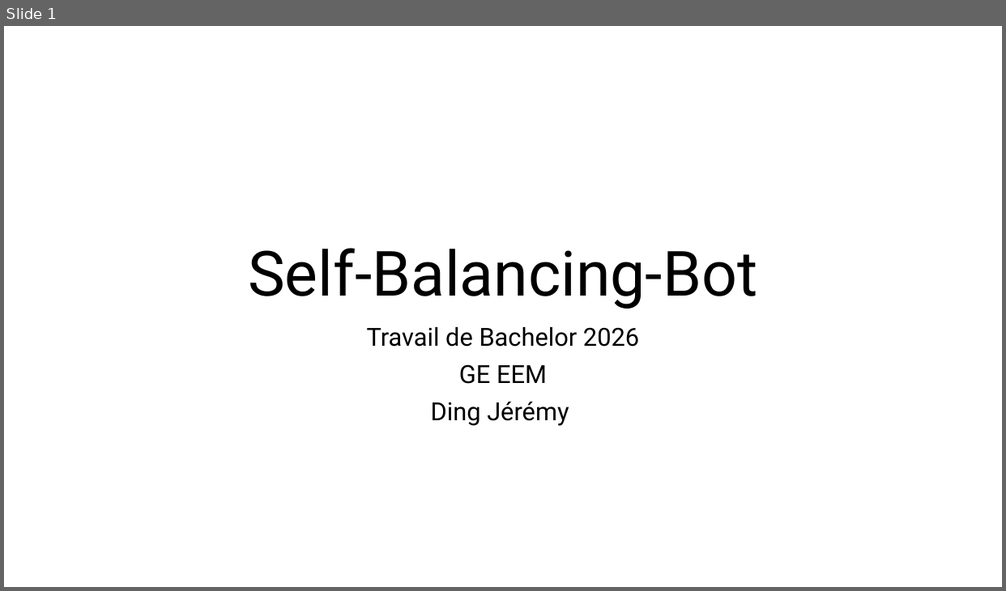
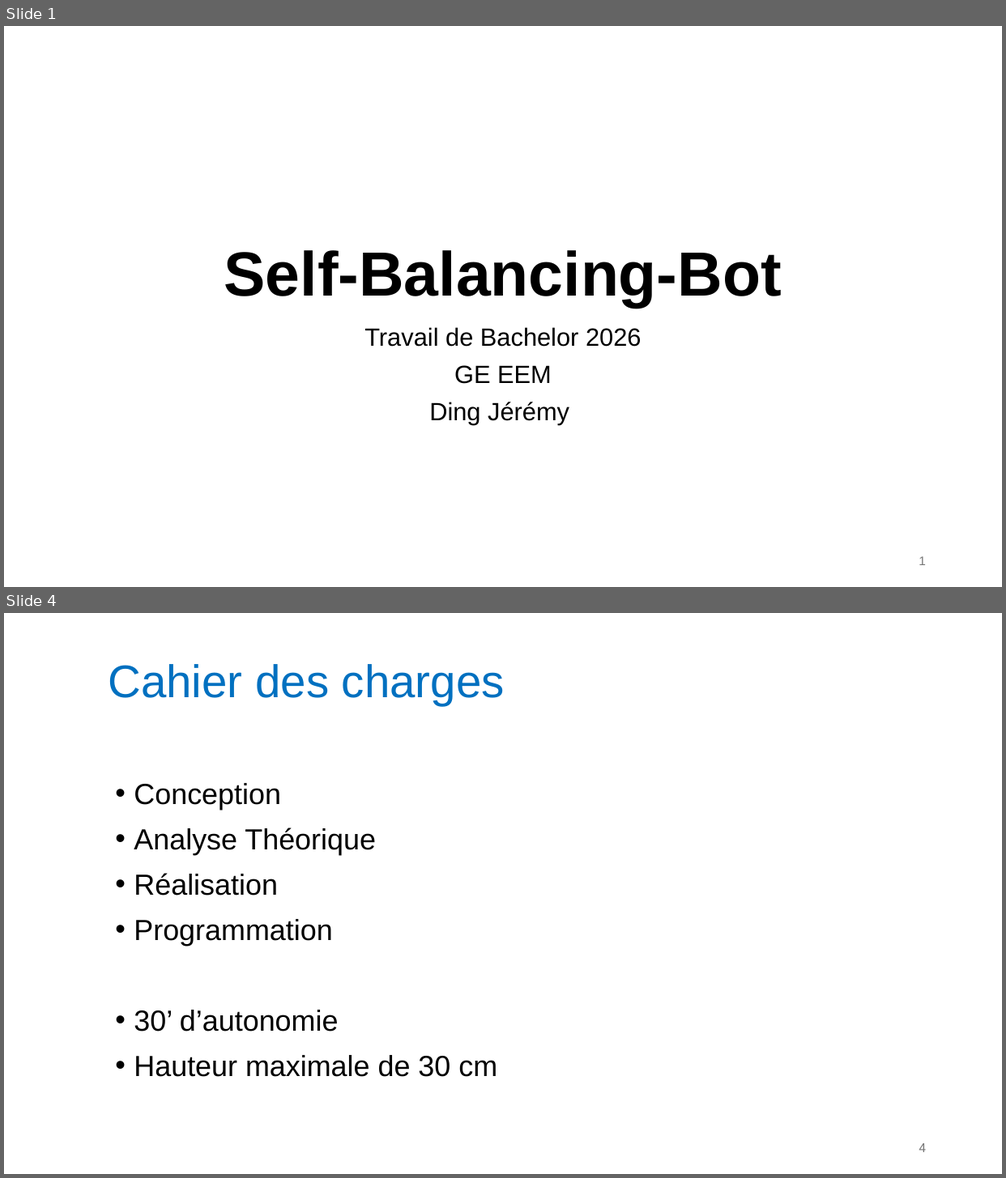
Before and after one commit to Ding-Jeremy/Self-Balancing-Bot, a slide deck: A_Documentation/Defense.pptx. Shown one above the other, each under a label of ours: slide 1 before the commit, slides 1 and 4 after it; the slides between them are not shown. The pictures are 1006x591 and 1006x1178 pixels, drawn with LibreOffice and Linux fonts; fonts in the diff are those of the drawing. Boxes give left, top, right and bottom in pixels: in the first picture for what was removed or moved away, otherwise in the second. Text is boxed around its words. In the diff, an @@ line names an element or a change of style, - is before the commit and + after.

```diff
--- a/A_Documentation/Defense.pptx
+++ b/A_Documentation/Defense.pptx
@@ slide 4 added at [4, 613, 1002, 1174], background #FFFFFF @@
@@ title added at [108, 664, 505, 706], 44 pt, text #0070C0 @@
+Cahier des charges
@@ text added at [134, 783, 497, 1077], 28 pt, text #000000 @@
+• Conception
+• Analyse Théorique
+• Réalisation
+• Programmation
+• 30’ d’autonomie
+• Hauteur maximale de 30 cm
@@ page number added at [918, 1144, 926, 1152], 12 pt, text #797979 @@
+4
@@ slide 1 changed as well @@
@@ title "Self-Balancing-Bot" at [224, 250, 782, 308]: font Roboto to Arial, bold on @@
@@ subtitle "Travail de Bachelor 2026" at [364, 327, 641, 425]: font Roboto to Arial @@
@@ page number added at [918, 557, 926, 565], 12 pt, text #797979 @@
+1
```
Also in this commit, not shown: 4 other slides changed, 23 other slides added, 14 other files.
